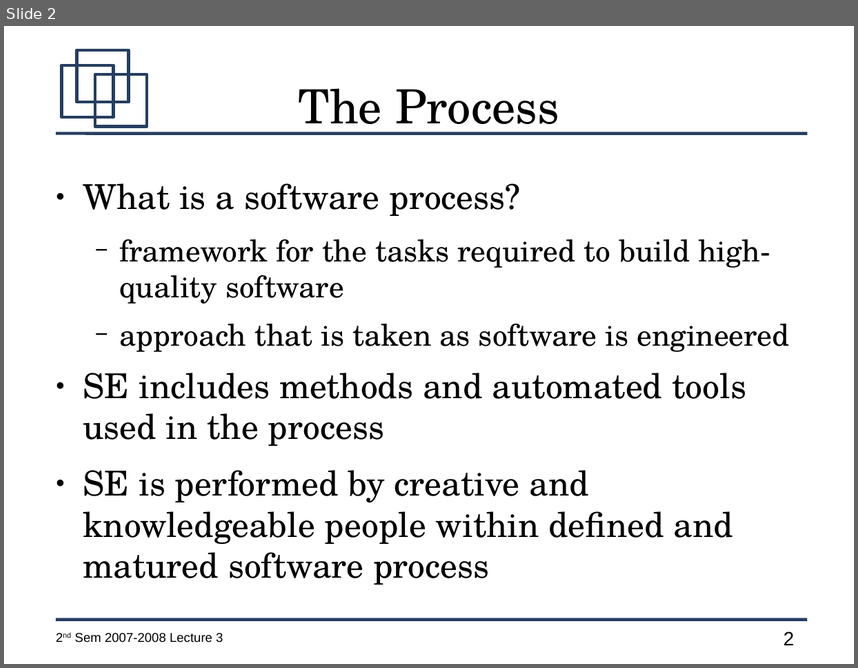
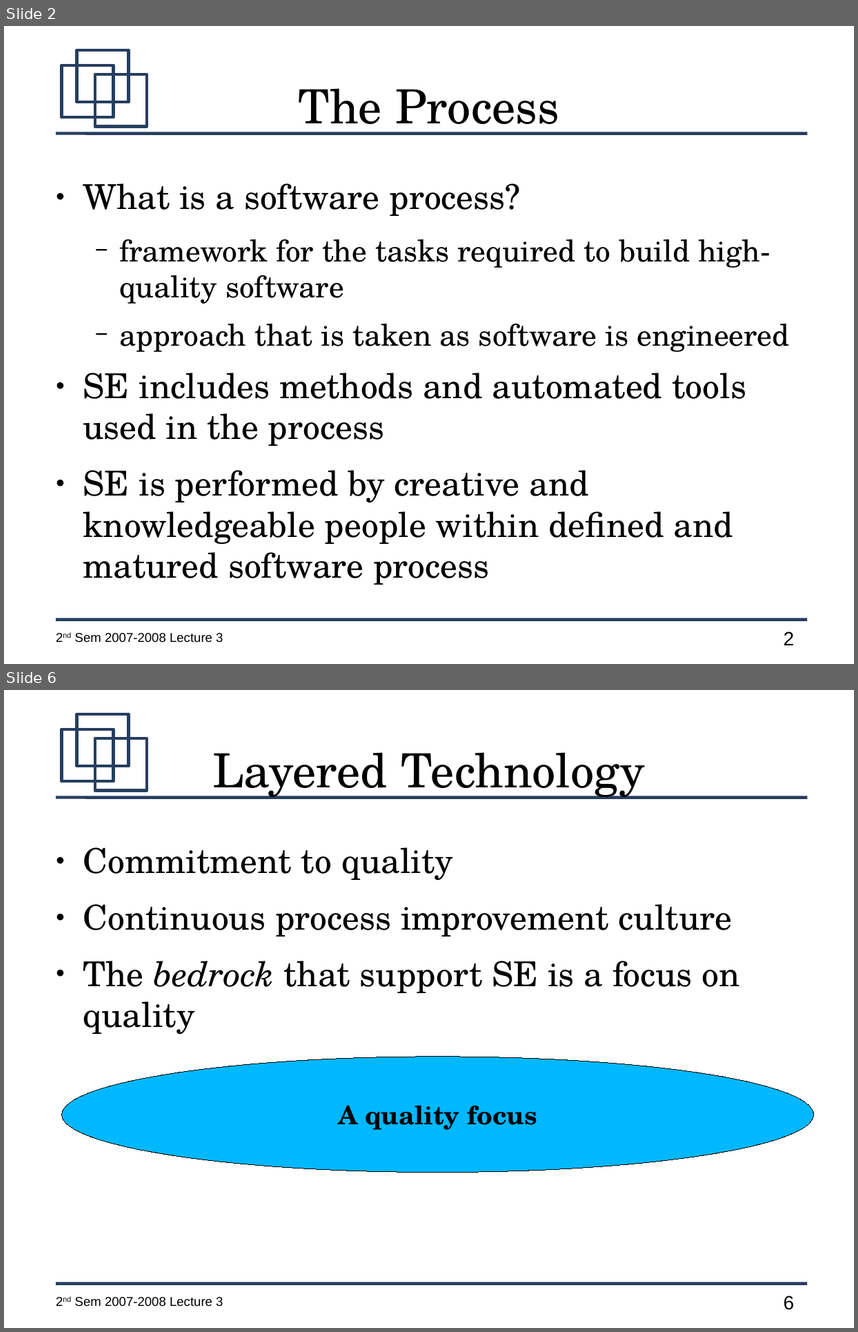
Before and after one commit to jachermocilla/jach-homepage, a slide deck: CMSC128-2nd-Sem-2007-L3.odp. Shown one above the other, each under a label of ours: slide 2 before the commit, slides 2 and 6 after it; the slides between them are not shown. The pictures are 858x668 and 858x1332 pixels, drawn with LibreOffice and Linux fonts; fonts in the diff are those of the drawing. Boxes give left, top, right and bottom in pixels: in the first picture for what was removed or moved away, otherwise in the second. Text is boxed around its words. In the diff, an @@ line names an element or a change of style, - is before the commit and + after.

```diff
--- a/CMSC128-2nd-Sem-2007-L3.odp
+++ b/CMSC128-2nd-Sem-2007-L3.odp
@@ slide 6 added at bbox=[4, 690, 854, 1328], background #FFFFFF; not listed: 7 template elements that a slide beside it also shows @@
@@ title added at bbox=[212, 752, 645, 799], 44 pt, text #000000 @@
+Layered Technology
@@ text added at bbox=[83, 847, 740, 1034], 32 pt, text #000000 @@
+● Commitment to quality
+● Continuous process improvement culture
+● The bedrock that support SE is a focus on quality
@@ ellipse added at bbox=[62, 1056, 814, 1172], fill #00B8FF, outline #000000 0 pt, 24 pt, text #000000, bold @@
+A quality focus
```
Also in this commit, not shown: 10 other slides added.
